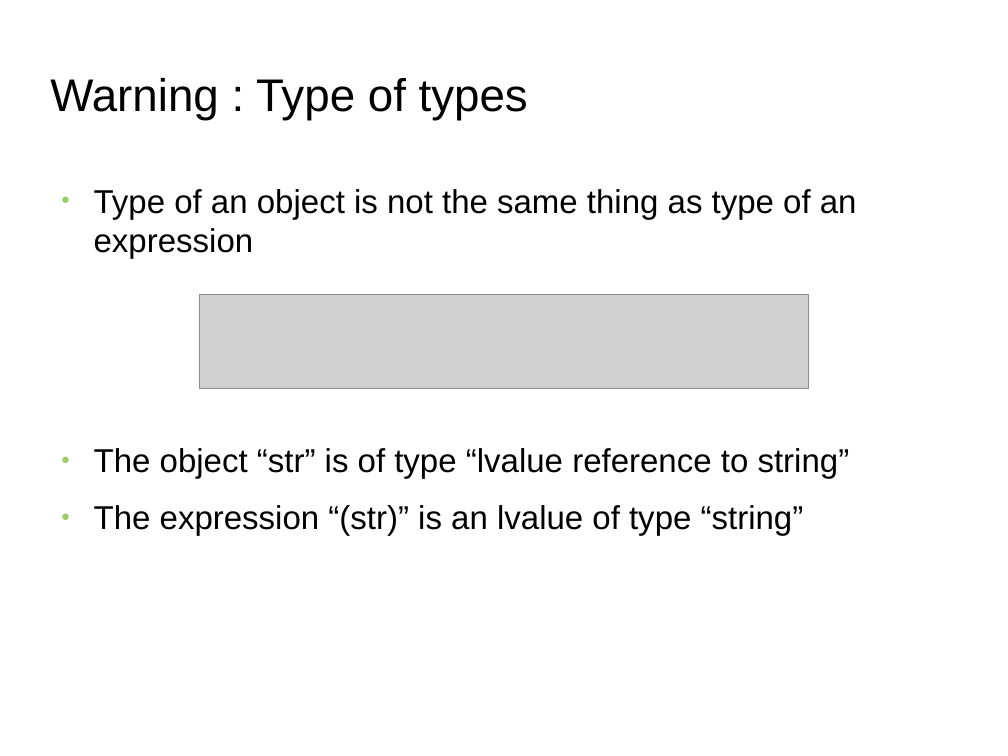
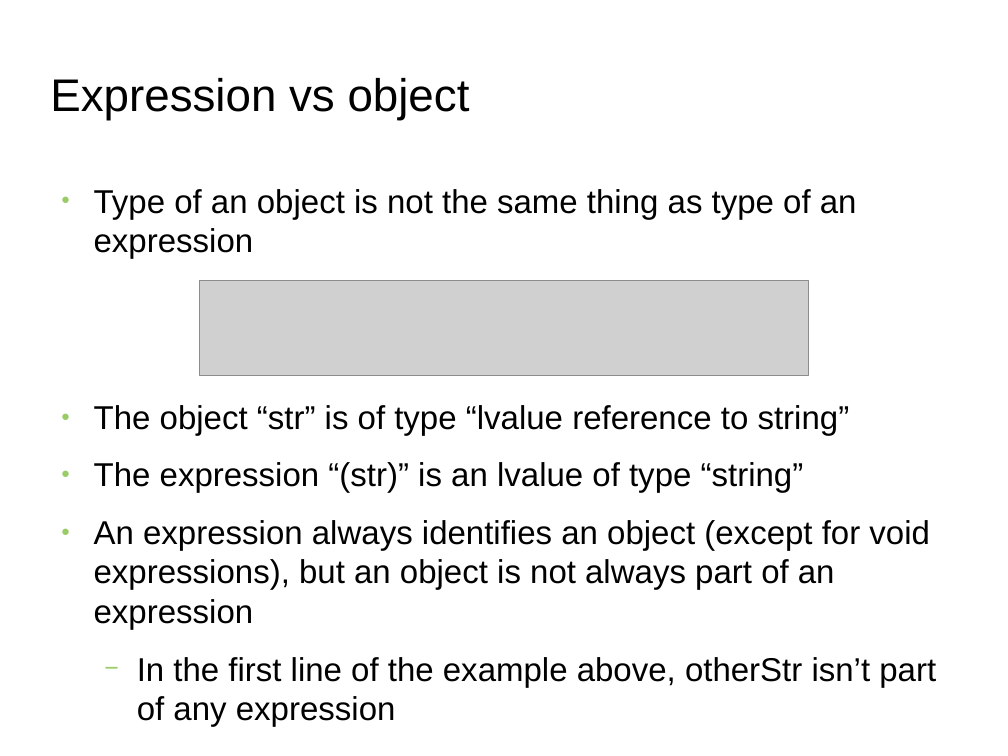
Before and after one commit to FranckRJ/CPP-trainings, a slide deck: slide 5 of traning-move.odp. Drawn at 1008x756 pixels with LibreOffice and Linux fonts; fonts in the diff are those of the drawing; grey boxes stand for pictures; background and template pictures are left out. Boxes give left, top, right and bottom in pixels: in the first picture for what was removed or moved away, otherwise in the second. Text is boxed around its words. In the diff, an @@ line names an element or a change of style, - is before the commit and + after.

Commit message:
Changement dans la manière d'expliquer la différence expression / objet.

```diff
--- a/traning-move.odp
+++ b/traning-move.odp
@@ title at [50, 78, 470, 121]: text changed @@
-Warning : Type of types
+Expression vs object
@@ picture: place and size @@
-picture at [199, 295, 809, 389]
+picture at [199, 281, 809, 375]
@@ text "The object “str” is of ...": place and size @@
-text "The object “str” is of ..." at [94, 448, 850, 536]
+text "The object “str” is of ..." at [94, 405, 936, 727]
@@ text at [94, 520, 936, 727]: paragraphs added @@
+● An expression always identifies an object (except for void expressions), but an object is not always part of an expression
+  − In the first line of the example above, otherStr isn’t part of any expression
```
Also in this commit, not shown: 7 other slides changed, 1 slide added.
